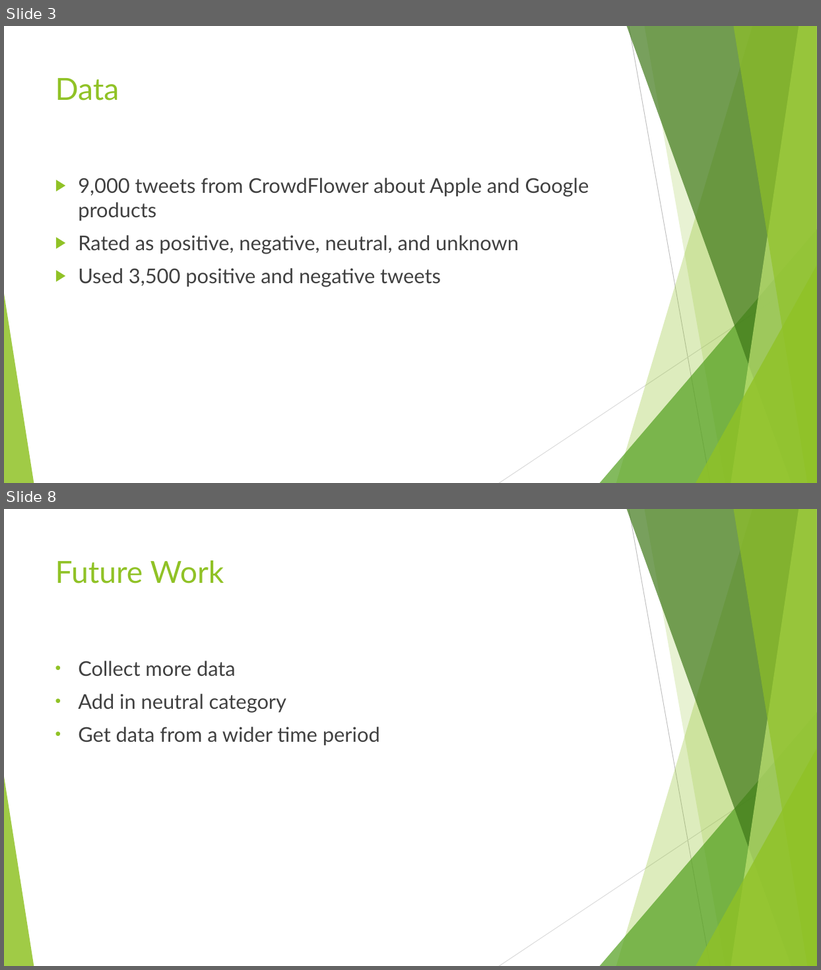
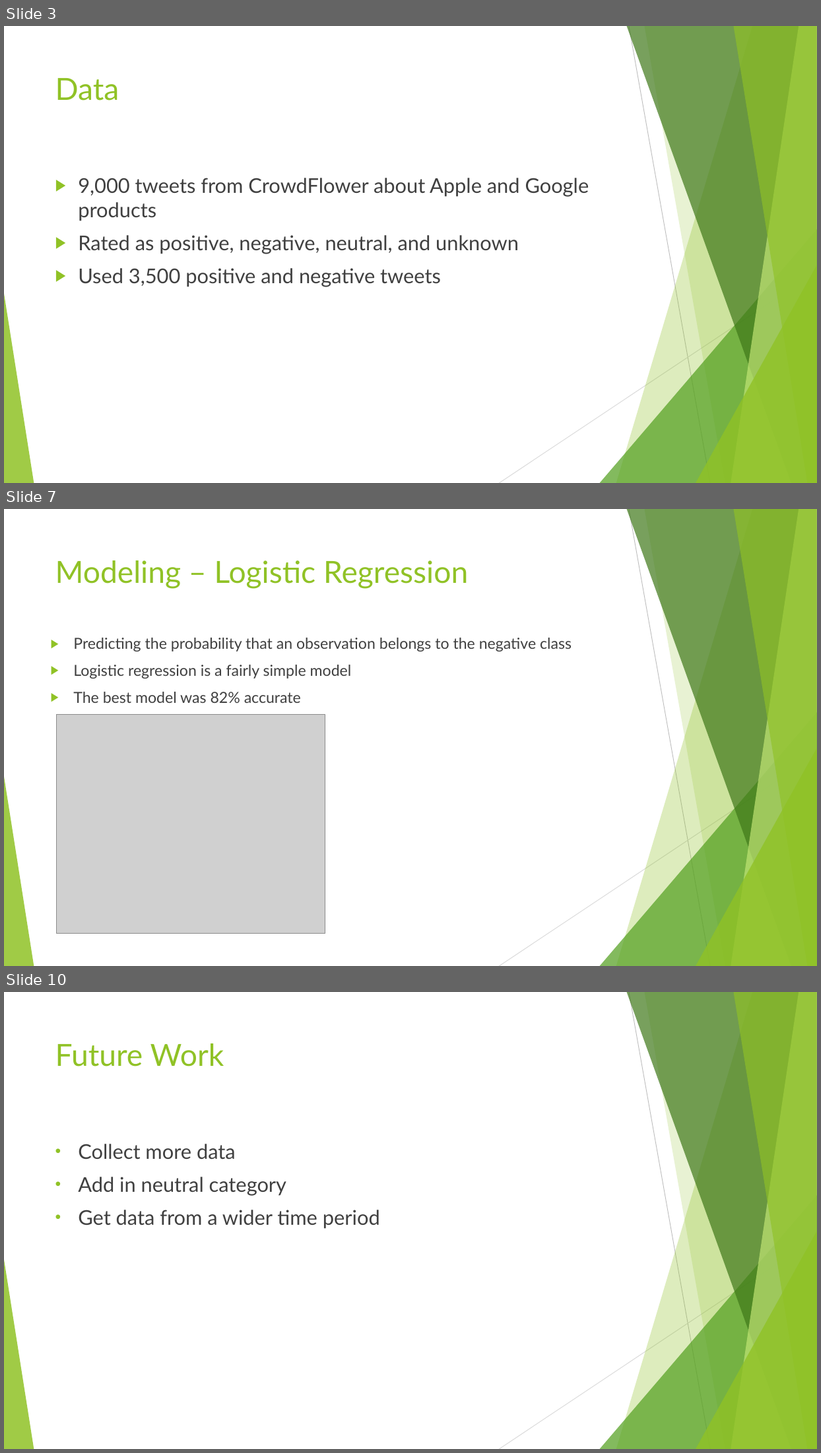
Before and after one commit to charsarb/mod-4-project, a slide deck: Modeling Tweet Sentiment.pptx. Shown one above the other, each under a label of ours: slides 3 and 8 before the commit, slides 3, 7 and 10 after it; the slides between them are not shown. The pictures are 821x970 and 821x1453 pixels, drawn with LibreOffice and Linux fonts; fonts in the diff are those of the drawing; grey boxes stand for pictures. Boxes give left, top, right and bottom in pixels: in the first picture for what was removed or moved away, otherwise in the second. Text is boxed around its words. In the diff, an @@ line names an element or a change of style, - is before the commit and + after.

```diff
--- a/Modeling Tweet Sentiment.pptx
+++ b/Modeling Tweet Sentiment.pptx
@@ slide 7 added at [4, 509, 817, 966], background #FFFFFF; not listed: 10 template elements that a slide beside it also shows @@
@@ title added at [55, 560, 468, 589], 36 pt, text #90C226 @@
+Modeling – Logistic Regression
@@ text added at [73, 638, 572, 703], 18 pt, text #404040 @@
+▶ Predicting the probability that an observation belongs to the negative class
+▶ Logistic regression is a fairly simple model
+▶ The best model was 82% accurate
@@ picture added at [56, 715, 325, 933] @@
@@ what was slide 8 is now slide 10 @@
```
Also in this commit, not shown: 6 slides changed, 1 other slide added, 12 other files.
